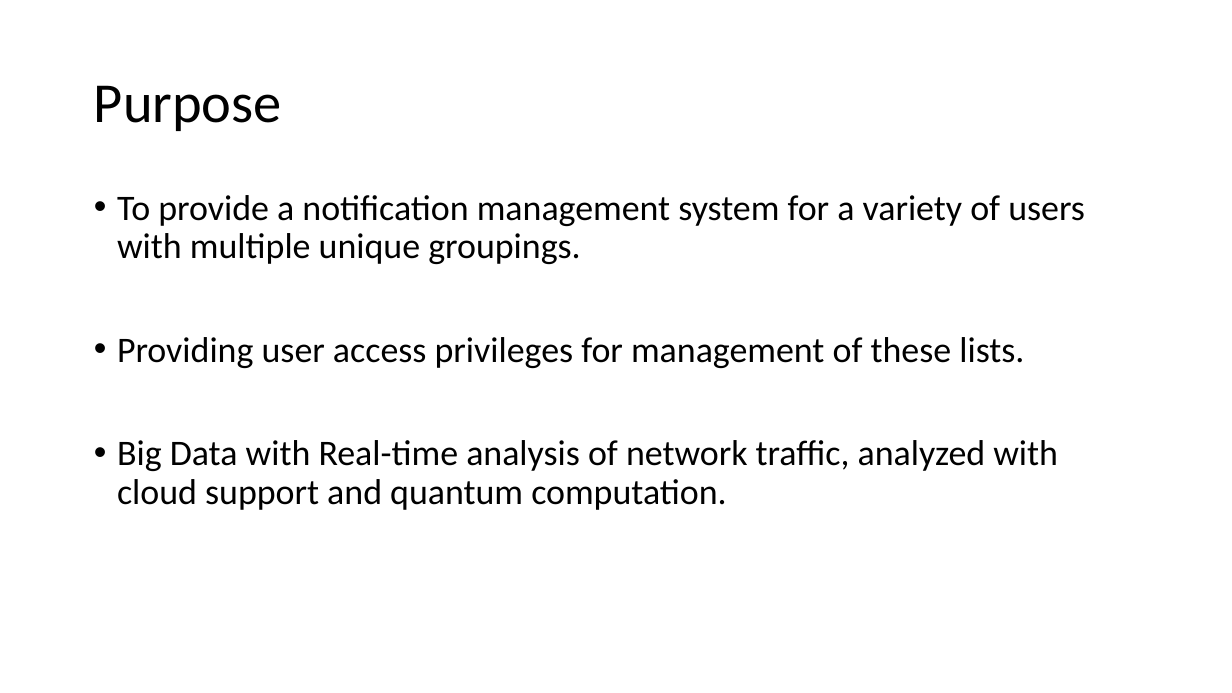
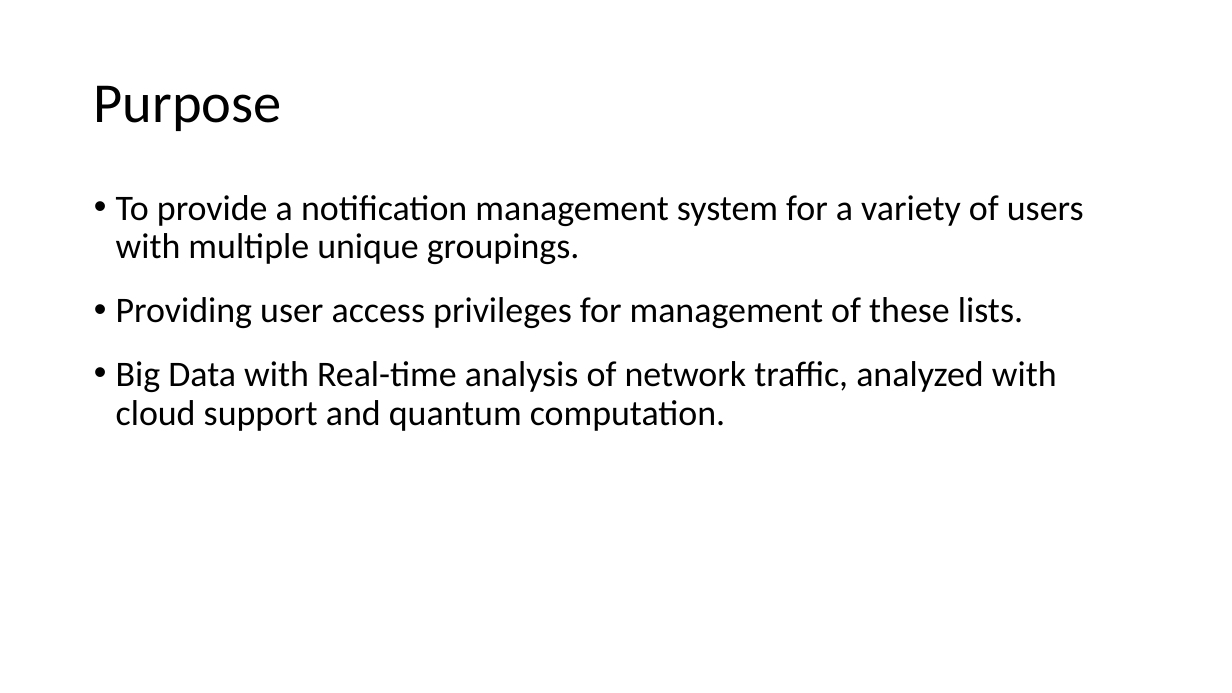
Before and after one commit to ldcbishop/drunken-batman, a slide deck: slide 2 of Project/Prezzy.pptx. Drawn at 1232x693 pixels with LibreOffice and Linux fonts; fonts in the diff are those of the drawing. Boxes give left, top, right and bottom in pixels: in the first picture for what was removed or moved away, otherwise in the second. Text is boxed around its words. In the diff, an @@ line names an element or a change of style, - is before the commit and + after.

```diff
--- a/Project/Prezzy.pptx
+++ b/Project/Prezzy.pptx
@@ text "To provide a notification management ..." at [116,195,1084,431]: indent changed; less space between paragraphs @@
```
Also in this commit, not shown: 3 other slides changed, 37 other files.
